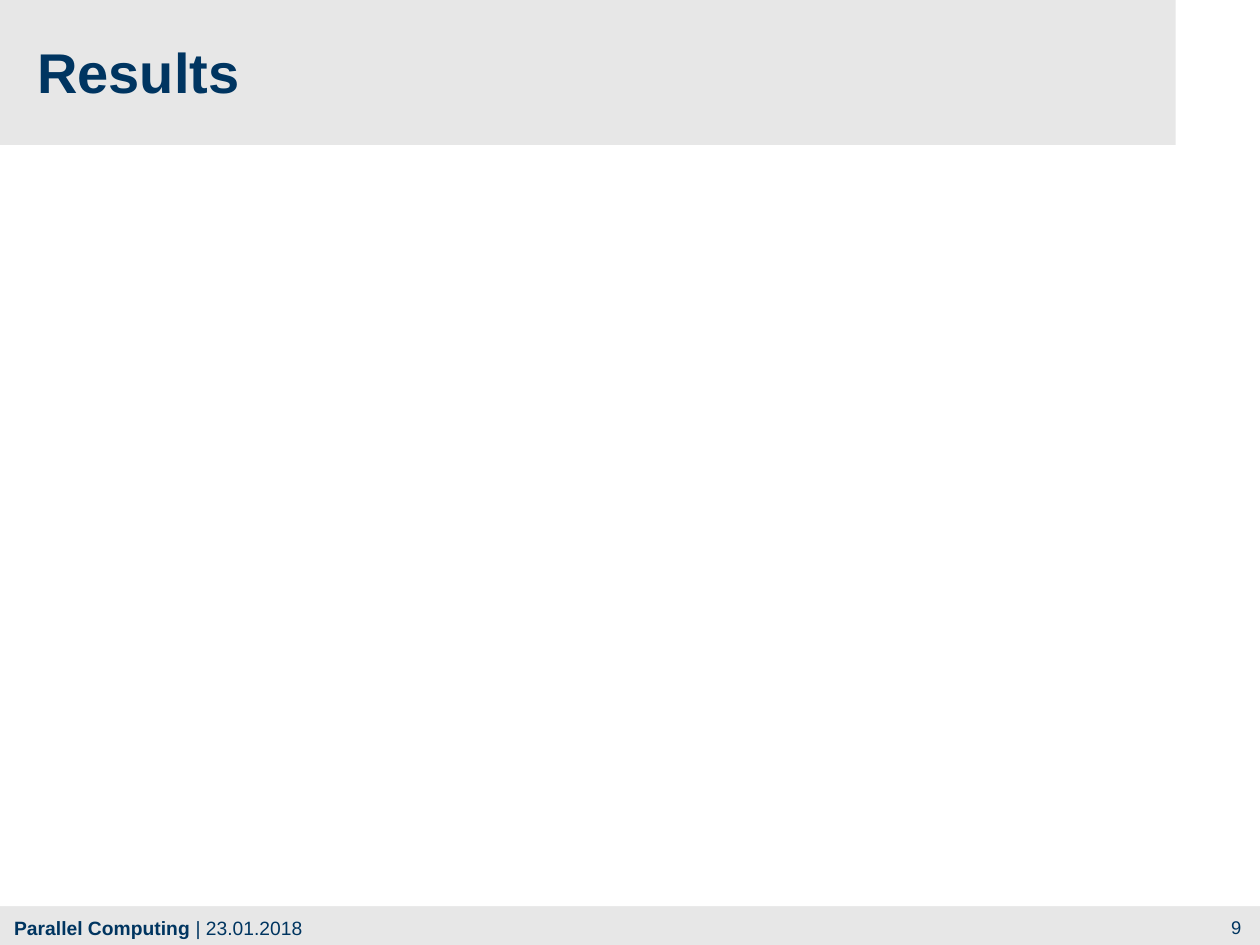
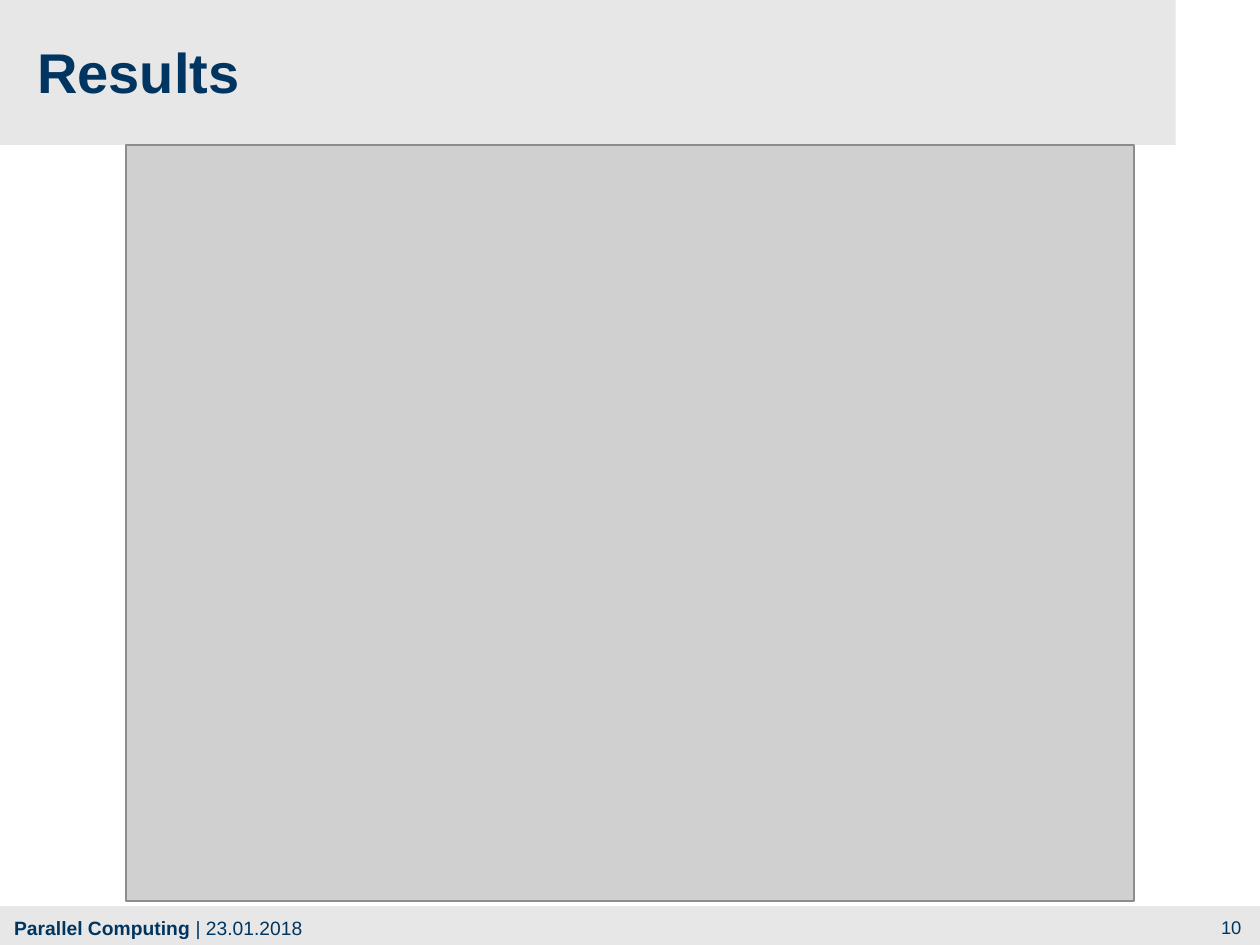
Before and after one commit to franneck94/CUDA-AES, a slide deck: slide 10 of Presentation.pptx (slide 9 before the commit). Drawn at 1260x945 pixels with LibreOffice and Linux fonts; fonts in the diff are those of the drawing; grey boxes stand for pictures; background and template pictures are left out. Boxes give left, top, right and bottom in pixels: in the first picture for what was removed or moved away, otherwise in the second. Text is boxed around its words. In the diff, an @@ line names an element or a change of style, - is before the commit and + after.

```diff
--- a/Presentation.pptx
+++ b/Presentation.pptx
@@ picture added at [126,145,1134,901] @@
@@ page number at [1221,921,1241,934]: text changed @@
-9
+10
```
Also in this commit, not shown: 5 other slides changed, 7 slides added, 3 slides removed, 13 other files.
